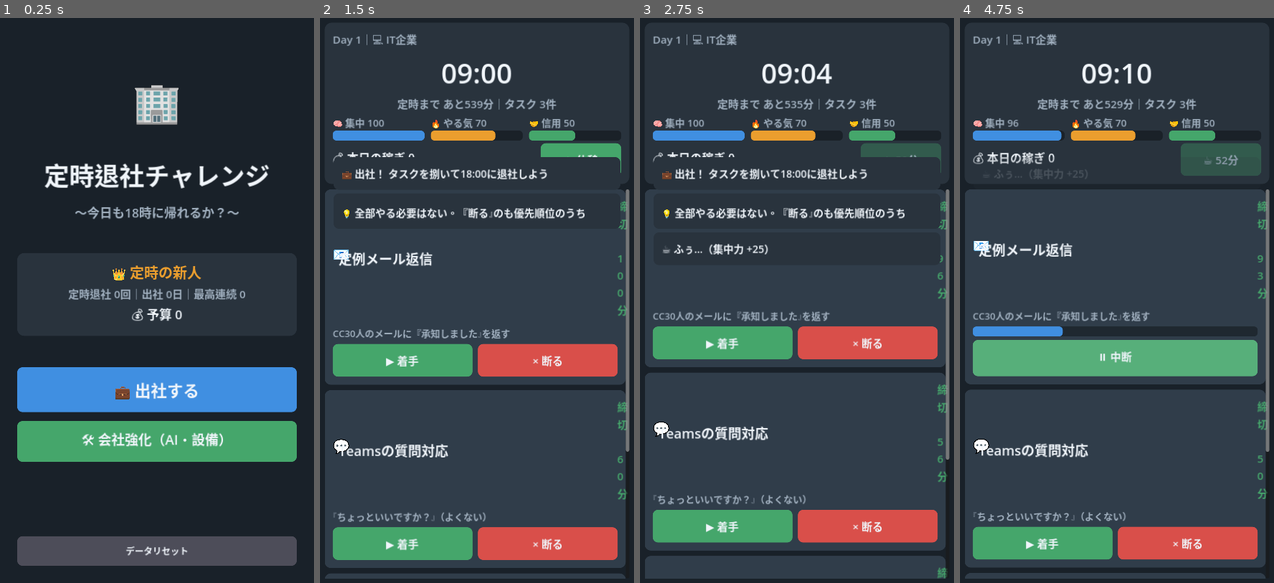
Above: before the commit, frames 1-4 (left to right).
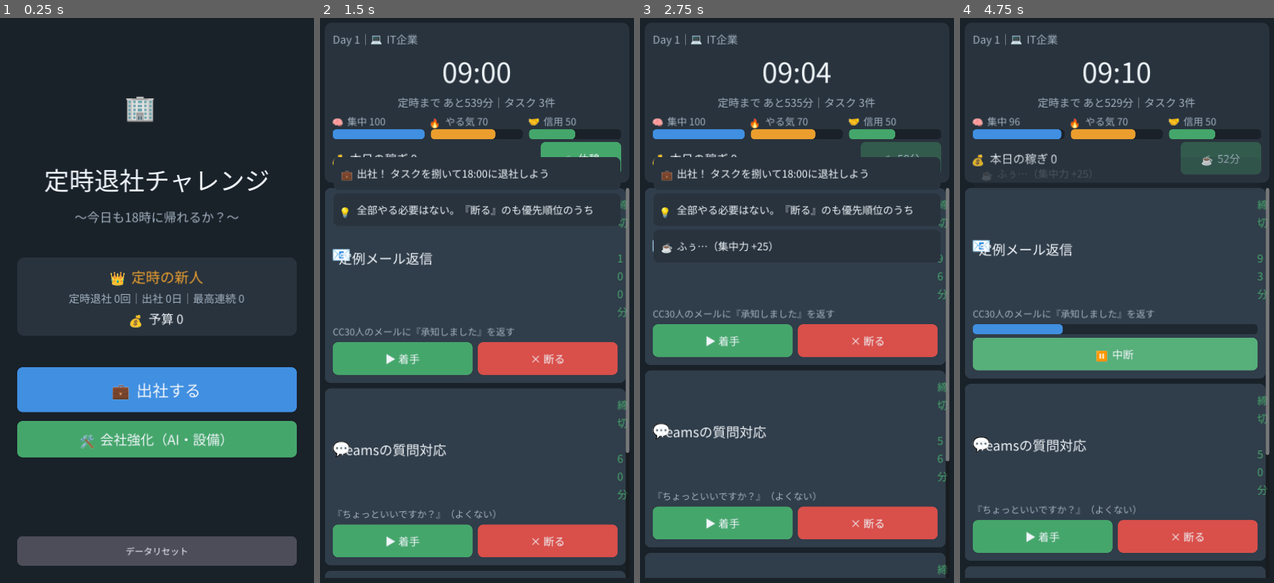
Above: after the commit, the same moments.

Repository: deradera56/teiji-challenge-deploy
Game: Godot game, scene res://scenes/Title.tscn
Same seed, same stepped clock (60 frames per second), same inputs: the game is played once before the commit and once after it.
Inputs:
- Up to frame 1 (0.25 s): no input
- Up to frame 2 (1.5 s): click "💼 出社する" at 0.5 s; click "🚪 ここに出社する" at 1.25 s
- Up to frame 3 (2.75 s): click "☕ 休憩" at 2 s
- Up to frame 4 (4.75 s): click "▶ 着手" at 2.75 s; click "⏸ 中断" at 3.5 s; click "▶ 再開" at 4.25 s

The runs differ from the first frame. In frame 1, 6.6% of the frame differs, in the area x 5-95%, y 11-96%; in frame 2, 9.3%; in frame 3, 10%; in frame 4, 13%, in the area x 1-99%, y 2-100%.

Commit message:
fix: ルートWindowテーマとしてフォントを適用（Web豆腐の根本対応）

Diff:
--- a/scripts/autoload/ui_theme.gd
+++ b/scripts/autoload/ui_theme.gd
@@ -23,6 +23,7 @@
 	var jp_err := jp.load_dynamic_font("res://ui/fonts/noto_jp_subset.fontdata")
 	var emoji := FontFile.new()
 	var emoji_err := emoji.load_dynamic_font("res://ui/fonts/noto_emoji_subset.fontdata")
+	var base_font: Font
 	if jp_err == OK:
 		var fallbacks: Array[Font] = []
 		if emoji_err == OK:
@@ -30,11 +31,18 @@
 		if not OS.has_feature("web"):
 			fallbacks.append(_system_font())
 		jp.fallbacks = fallbacks
-		ThemeDB.fallback_font = jp
+		base_font = jp
 	else:
 		# フォントが読めない場合の保険（OSフォント頼み）
 		push_warning("同梱フォントの読み込みに失敗しました")
-		ThemeDB.fallback_font = _system_font()
+		base_font = _system_font()
+	# ルートウィンドウにテーマとして適用（ThemeDBのfallbackだけでは
+	# デフォルトテーマに反映されないため、こちらが確実）
+	var theme := Theme.new()
+	theme.default_font = base_font
+	theme.default_font_size = 28
+	get_window().theme = theme
+	ThemeDB.fallback_font = base_font
 	ThemeDB.fallback_font_size = 28
 
 
